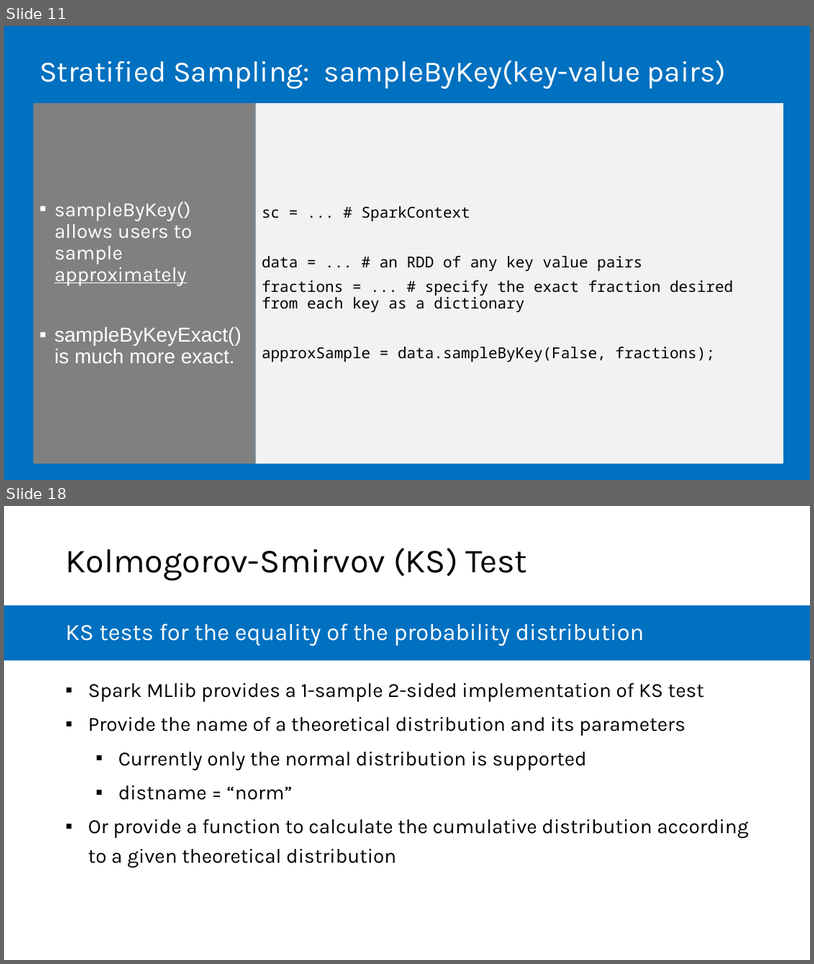
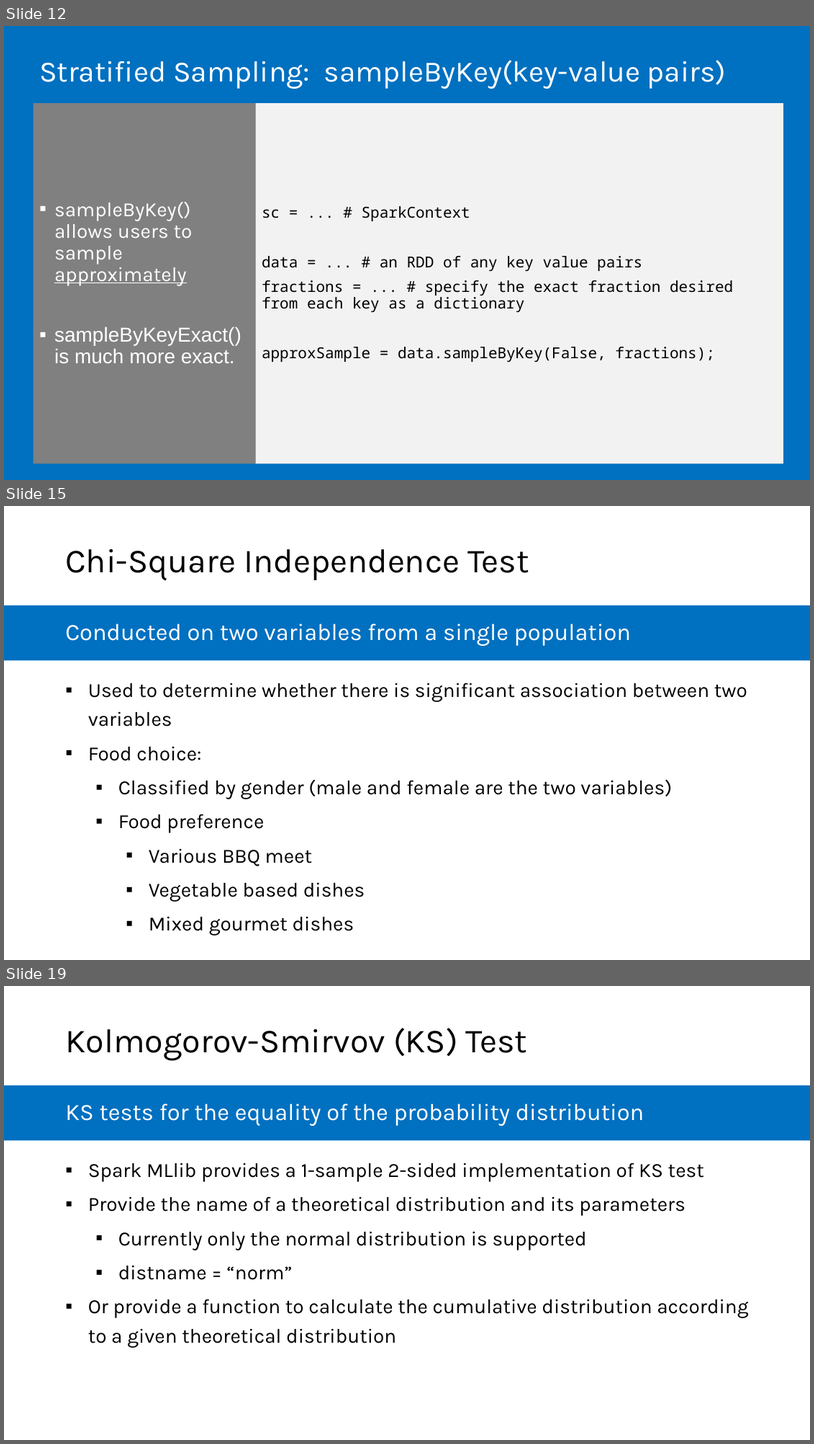
Before and after one commit to microsoft/AcademicContent, a slide deck: Instructor-Led/Module5/Lessons/Module5_Lesson4 Spark MLlib Basic Statistics.pptx. Shown one above the other, each under a label of ours: slides 11 and 18 before the commit, slides 12, 15 and 19 after it; the slides between them are not shown. The pictures are 814x964 and 814x1444 pixels, drawn with LibreOffice and Linux fonts; fonts in the diff are those of the drawing. Boxes give left, top, right and bottom in pixels: in the first picture for what was removed or moved away, otherwise in the second. Text is boxed around its words. In the diff, an @@ line names an element or a change of style, - is before the commit and + after.

```diff
--- a/Instructor-Led/Module5/Lessons/Module5_Lesson4 Spark MLlib Basic Statistics.pptx
+++ b/Instructor-Led/Module5/Lessons/Module5_Lesson4 Spark MLlib Basic Statistics.pptx
@@ slide 15 added at <box>4,506,810,960</box>, background #FFFFFF @@
@@ title added at <box>65,549,530,580</box>, 40 pt, text #000000 @@
+Chi-Square Independence Test
@@ rectangle added at <box>4,605,810,660</box>, fill #0070C0 @@
@@ text added at <box>65,623,631,646</box>, 28 pt, text #FFFFFF @@
+Conducted on two variables from a single population
@@ text added at <box>88,682,748,935</box>, 24 pt, text #000000 @@
+▪ Used to determine whether there is significant association between two variables
+▪ Food choice:
+  ▪ Classified by gender (male and female are the two variables)
+  ▪ Food preference
+    ▪ Various BBQ meet
+    ▪ Vegetable based dishes
+    ▪ Mixed gourmet dishes
@@ what was slide 11 is now slide 12 @@
@@ what was slide 18 is now slide 19 @@
```
Also in this commit, not shown: 8 slides changed, 4 other slides added, 7 slides removed, 11 other files.
